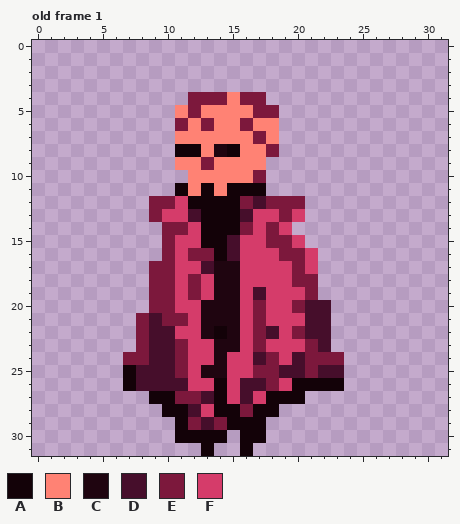
Two versions of one pixel-art file, ZarguufsGraveyardAdventure/Assets/Images/Enemies/skeletonking.aseprite. The picture above was drawn from the file before the commit.
32x32 pixels, 1 frame. Shown: old frame 1. The commit also changed other frames, which this record leaves out.
Visible layers, top first: "Layer 1", "Layer 4".
Palette (. is transparent): A #130208  B #ff8274  C #1f0510  D #460e2b  E #7c183c  F #d53c6a
Pixels before, old frame 1, first column x 7:
 4 .....EEEBEE......
 5 ....BEBBBBEE.....
 6 ....EBEBBEBB.....
 7 ....BBBBBBEB.....
 8 ....AABCABBE.....
 9 ....BBEBBBB......
10 .....BBBBBE......
11 ....ABABAAA......
12 ..EEFAAAAEDEEE...
13 ..EFFDAAADFFEF...
14 ...EEFAAAEFEF....
15 ...EFFAADFFEEF...
16 ...EFEEADFFFEEF..
17 ..EEFFDCCFFFFEF..
18 ..EEFEFCCFFFFEE..
19 ..EEFEFCCFDFFFE..
20 ..EEFFCCCFEFFEDD.
21 .EDEEFCCCFEFFFDD.
22 .EDDFFCACFEDFEDD.
23 .EDDEFFCCFEFFFED.
24 EEDDEFFCFFDEFDEEE
25 ADDDEFCCFFEEDDEDD
26 ADDDDFFAFDDEFAAAA
27 ..AAEEDAFDFAAA...
28 ...AADFAAEAA.....
29 ....AEDEAAA......
30 ....AAAA.AA......
31 ......A..A.......
Once edited:
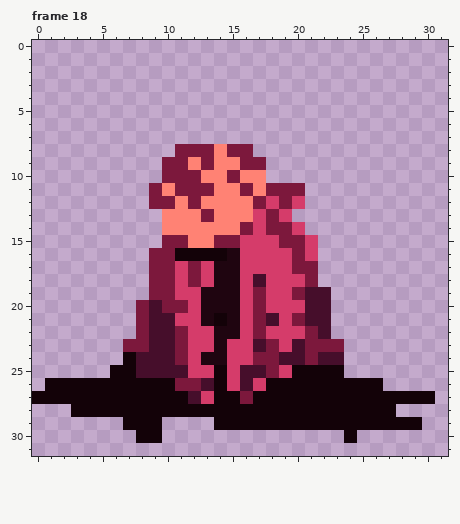
A new or re-ordered frame is compared with the old frame closest to it.
Change:
frames 1 -> 23
layer "Layer 6" added
Changed rows in their new state; - is an unchanged pixel.
Frame 18 is new; against old frame 1, layers "Layer 1", "Layer 4", "Layer 6":
first column x 0:
 4 ------------......-------------
 5 -----------........------------
 6 -----------........------------
 7 -----------........------------
 8 -----------EEEBEE..------------
 9 ----------EE----EE-------------
10 ----------EEE--E-B-------------
11 ---------EBEEE-BEBEEE----------
12 -----------BEBBBBEF-F----------
13 ---------.BBBEBBB-EF.----------
14 ----------BBBBBB---EF----------
15 -----------EBBEE--F-EF---------
16 ---------E-AAA-C---F-----------
17 ------------EF-------E---------
18 -----------------D--F----------
19 ------------FC---E--EDD--------
20 --------ED-E--------F----------
21 ----------DF--A---D-E----------
22 -----------E-FC---F-FE---------
23 -------E-------F-DE-D-EE-------
24 -------AD----C---E-D--DD-------
25 ------A----D-FA-DD-FAAAA-------
26 -AAAAAA-AAAEED---FAA----AAA----
27 AAAAAAAAA--ADF-AEA---AAAAAAAAAA
28 ---AAAAAAA--AA--A--AAAAAAAAA---
29 -------AAA-...A---AAAAAAAAAAAA-
30 --------AA-....-..------A------
31 -------------.--.--------------
Boxes around the changes in both pictures, in picture pixels (x1, y1, x2, y2):
changed: (32, 92, 435, 456)
